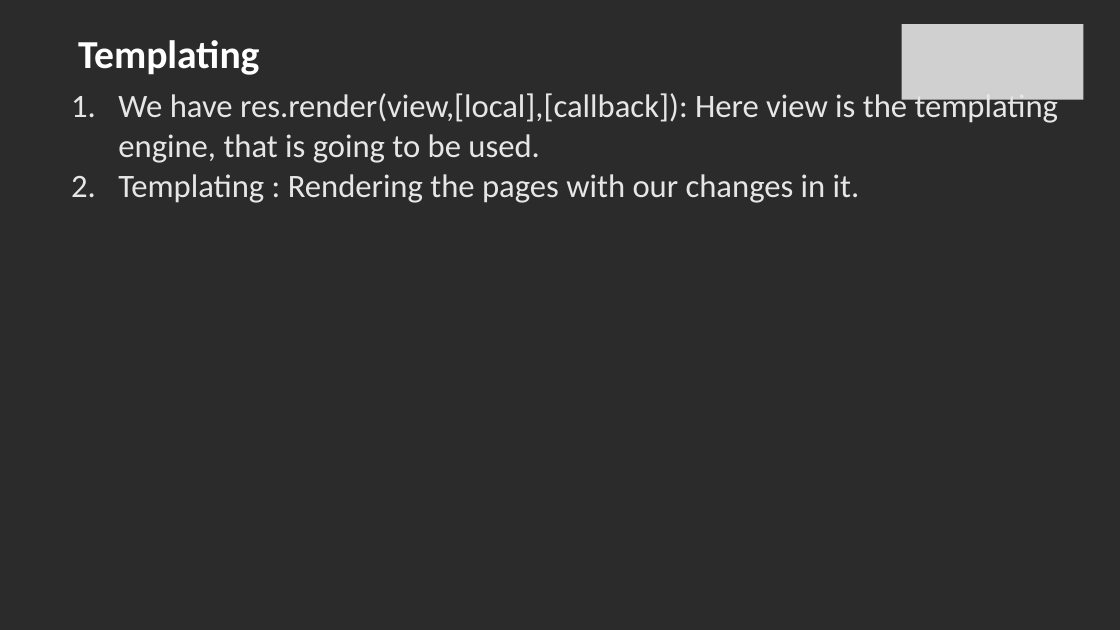
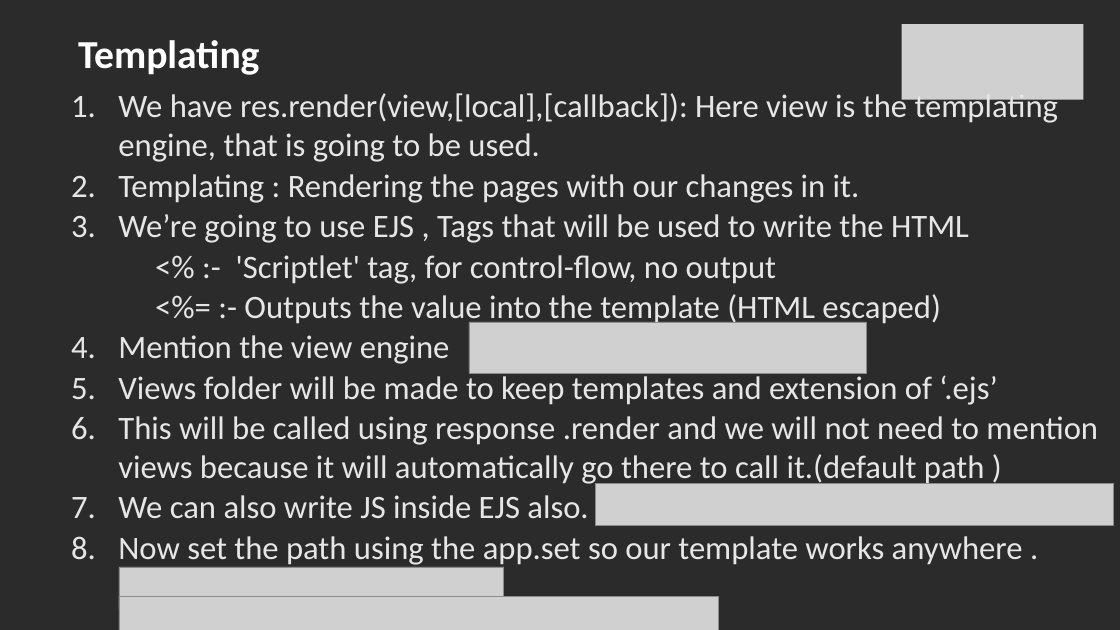
Before and after one commit to SachinBarpanda/glaBackend, a slide deck: slide 14 of NodeJS.pptx. Drawn at 1120x630 pixels with LibreOffice and Linux fonts; fonts in the diff are those of the drawing; grey boxes stand for pictures; background and template pictures are left out; a plain dark background stands for a picture behind light text. Boxes give left, top, right and bottom in pixels: in the first picture for what was removed or moved away, otherwise in the second. Text is boxed around its words. In the diff, an @@ line names an element or a change of style, - is before the commit and + after.

```diff
--- a/NodeJS.pptx
+++ b/NodeJS.pptx
@@ text at (118, 214, 1098, 565): paragraphs added @@
+3. We’re going to use EJS , Tags that will be used to write the HTML
+<% :- 'Scriptlet' tag, for control-flow, no output
+<%= :- Outputs the value into the template (HTML escaped)
+4. Mention the view engine
+5. Views folder will be made to keep templates and extension of ‘.ejs’
+6. This will be called using response .render and we will not need to mention views because it will automatically go there to call it.(default path )
+7. We can also write JS inside EJS also.
+8. Now set the path using the app.set so our template works anywhere .
@@ picture added at (469, 322, 866, 373) @@
@@ picture added at (595, 483, 1113, 525) @@
@@ picture added at (119, 567, 504, 609) @@
@@ picture added at (119, 597, 719, 630) @@
```
Also in this commit, not shown: 4 slides added, 34 other files.
